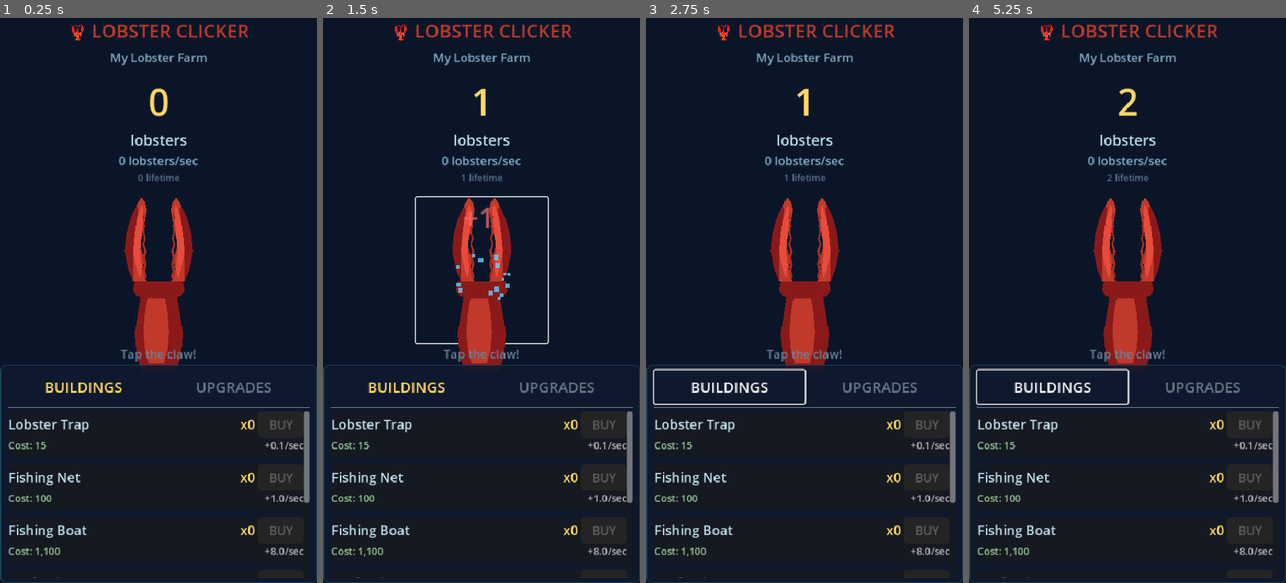
Above: before the commit, frames 1-4 (left to right).
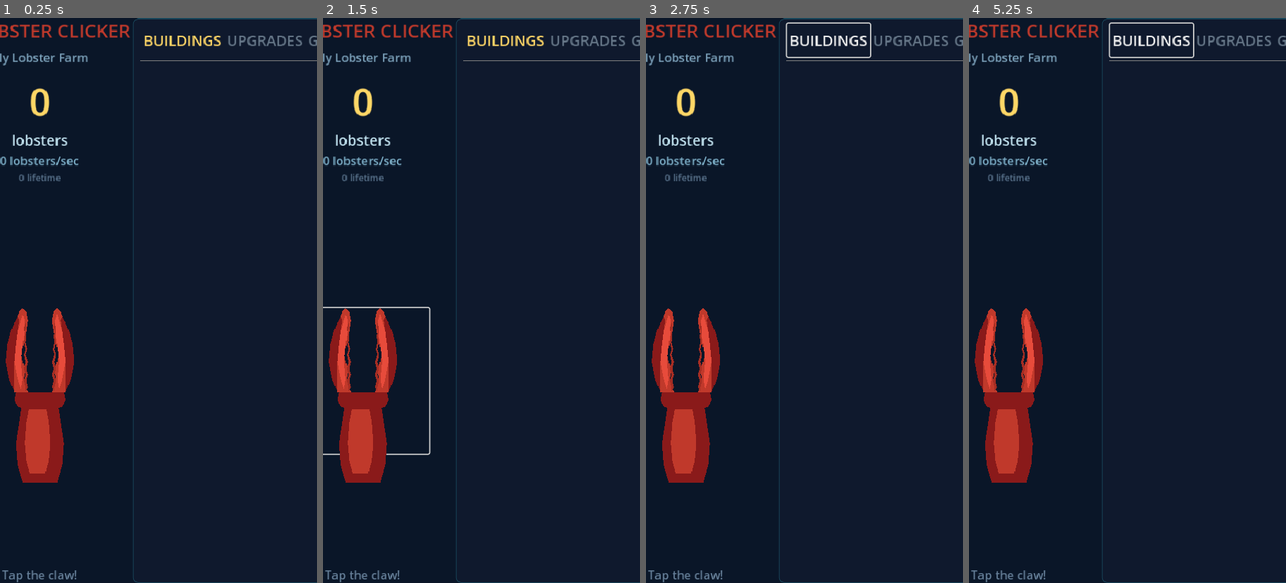
Above: after the commit, the same moments.

Repository: thecryptomasters/lobster-clicker
Game: Godot game, scene res://scenes/main.tscn
Same seed, same stepped clock (60 frames per second), same inputs: the game is played once before the commit and once after it.
Inputs (mouse positions are in pixels of both pictures, inside the frame that each line leads up to; where the layout moved, square brackets give the same spot in the first picture):
- Up to frame 1 (0.25 s): no input
- Up to frame 2 (1.5 s): click "My Lobster Farm" at 0.5 s; click (361, 379) [481, 272] at 1.25 s
- Up to frame 3 (2.75 s): click "BUILDINGS" at 2 s
- Up to frame 4 (5.25 s): click "UPGRADES" at 2.75 s; click "My Lobster Farm" at 3.5 s; click (1007, 379) [1127, 272] at 4.25 s; click "BUILDINGS" at 5 s

The runs differ from the first frame. In frame 1, 14% of the frame differs, in the area x 0-100%, y 0-100%; in frame 2, 14%; in frame 3, 14%; in frame 4, 14%.
Error after the commit: Parse Error: Cannot infer the type of "delta_y" variable because the value doesn't have a set type. (res://scenes/main.gd:372)

Commit message:
fix: touch swipe scrolling on mobile for buildings/upgrades/gacha panels

Diff:
--- a/project.godot
+++ b/project.godot
@@ -23,6 +23,10 @@
 window/stretch/mode="canvas_items"
 window/stretch/aspect="expand"
 
+[gui]
+
+common/default_scroll_deadzone=10
+
 [input_devices]
 
 pointing/emulate_touch_from_mouse=true
--- a/scenes/main.gd
+++ b/scenes/main.gd
@@ -31,6 +31,7 @@
 @onready var boost_desc_label: Label = %BoostDescLabel
 @onready var timer_label: Label = %TimerLabel
 @onready var boost_hud_label: Label = %BoostHudLabel
+@onready var scroll_container: ScrollContainer
 @onready var root_container: BoxContainer = %RootContainer
 @onready var left_section: VBoxContainer = %LeftSection
 @onready var right_panel: PanelContainer = %RightPanel
@@ -79,6 +80,10 @@
 	GameManager.boost_expired.connect(_on_boost_expired)
 	_style_buy_capsule_button()
 	consumables_tab.visible = GameManager.lifetime_lobsters >= 500
+
+	# Get scroll container and enable touch scrolling
+	scroll_container = %RightPanel.get_node("VBox/ScrollContainer")
+	scroll_container.gui_input.connect(_on_scroll_gui_input)
 
 	# Load farm name
 	farm_name_button.text = GameManager.farm_name
@@ -347,6 +352,38 @@
 	farm_name_button.text = new_name
 	farm_name_edit.visible = false
 	farm_name_button.visible = true
+
+# --- Touch Scrolling ---
+
+var _touch_scrolling: bool = false
+var _touch_start_y: float = 0.0
+var _scroll_start_v: int = 0
+
+func _on_scroll_gui_input(event: InputEvent) -> void:
+	if event is InputEventScreenTouch:
+		if event.pressed:
+			_touch_scrolling = true
+			_touch_start_y = event.position.y
+			_scroll_start_v = scroll_container.scroll_vertical
+		else:
+			_touch_scrolling = false
+	elif event is InputEventScreenDrag:
+		if _touch_scrolling:
+			var delta_y := _touch_start_y - event.position.y
+			scroll_container.scroll_vertical = _scroll_start_v + int(delta_y)
+	elif event is InputEventMouseButton:
+		# Also handle mouse drag for touch-emulated events
+		if event.button_index == MOUSE_BUTTON_LEFT:
+			if event.pressed:
+				_touch_scrolling = true
+				_touch_start_y = event.position.y
+				_scroll_start_v = scroll_container.scroll_vertical
+			else:
+				_touch_scrolling = false
+	elif event is InputEventMouseMotion:
+		if _touch_scrolling:
+			var delta_y := _touch_start_y - event.position.y
+			scroll_container.scroll_vertical = _scroll_start_v + int(delta_y)
 
 # --- Dev Menu ---
 
--- a/scenes/main.tscn
+++ b/scenes/main.tscn
@@ -288,6 +288,8 @@
 [node name="ScrollContainer" type="ScrollContainer" parent="RootContainer/RightPanel/VBox"]
 layout_mode = 2
 size_flags_vertical = 3
+scroll_deadzone = 10
+horizontal_scroll_mode = 0
 
 [node name="BuildingContainer" type="VBoxContainer" parent="RootContainer/RightPanel/VBox/ScrollContainer"]
 unique_name_in_owner = true
Not shown, changed: export/index.html
Not shown, changed: export/index.pck
